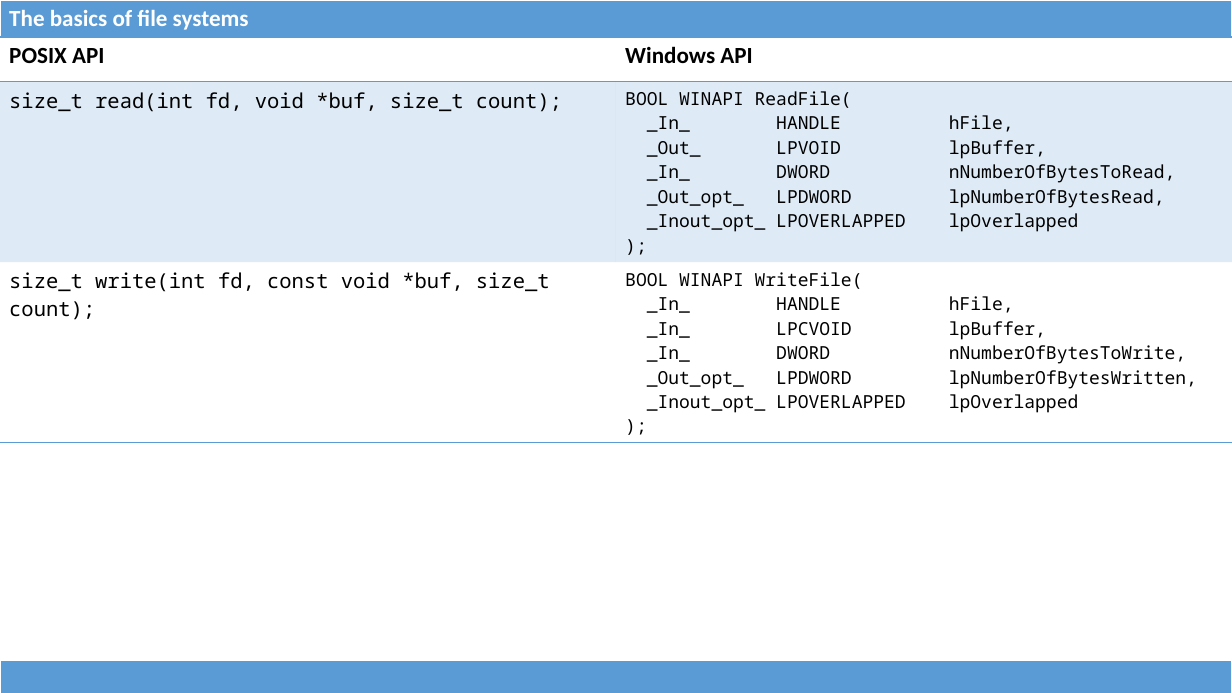
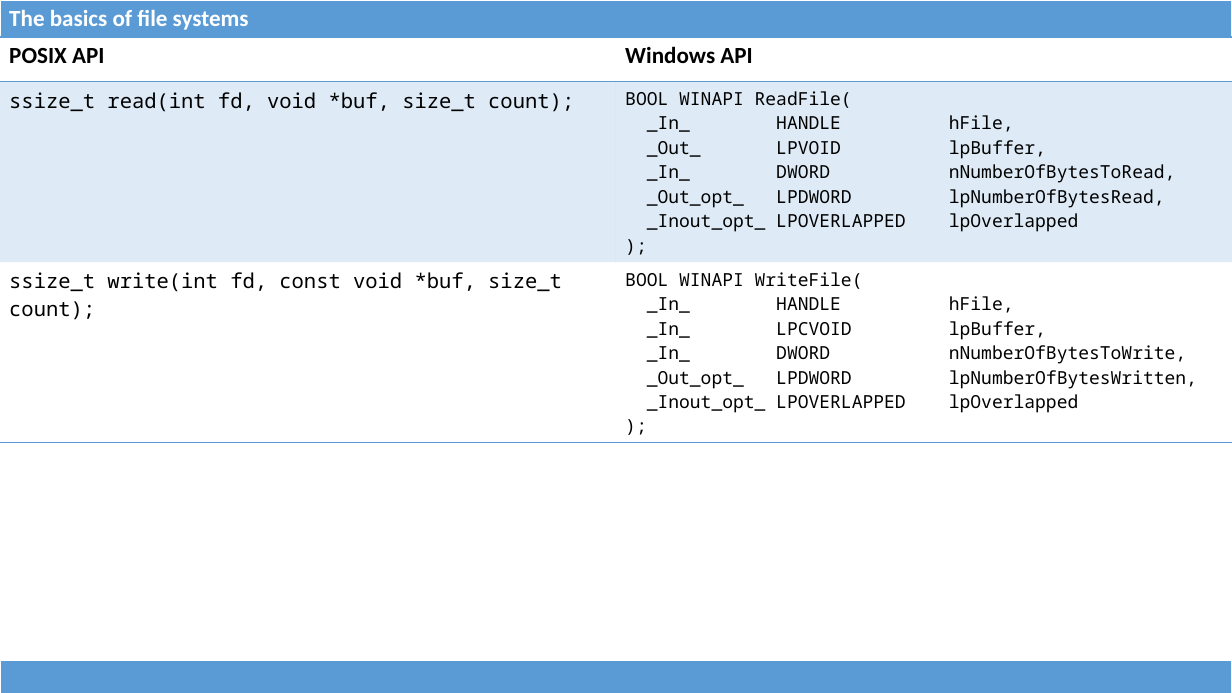
Before and after one commit to dominiquelefevre/filesystems-101-jb, a slide deck: slide 30 of talks/src/class02.pptx (slide 29 before the commit). Drawn at 1232x693 pixels with LibreOffice and Linux fonts; fonts in the diff are those of the drawing. Boxes give left, top, right and bottom in pixels: in the first picture for what was removed or moved away, otherwise in the second. Text is boxed around its words. In the diff, an @@ line names an element or a change of style, - is before the commit and + after.

```diff
--- a/talks/src/class02.pptx
+++ b/talks/src/class02.pptx
@@ table at [0,37,1232,417] @@
-row 2, column 1: size_t read(int fd, void *buf, size_t count);
+row 2, column 1: ssize_t read(int fd, void *buf, size_t count);
-row 3, column 1: size_t write(int fd, const void *buf, size_t count);
+row 3, column 1: ssize_t write(int fd, const void *buf, size_t count);
```
Also in this commit, not shown: 8 other slides changed, 7 slides added, 1 other file.
